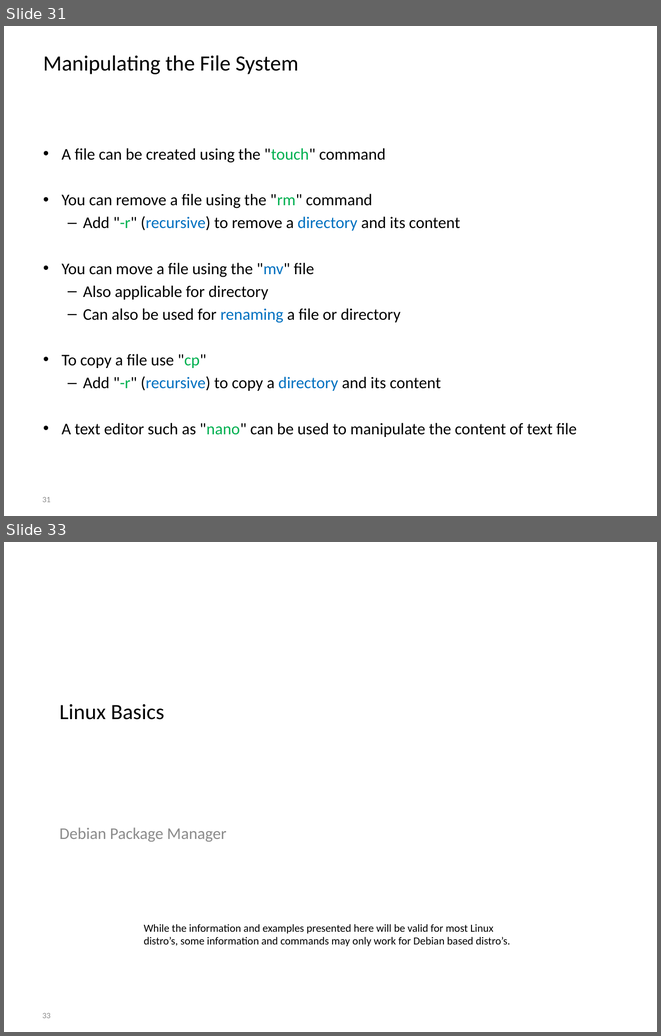
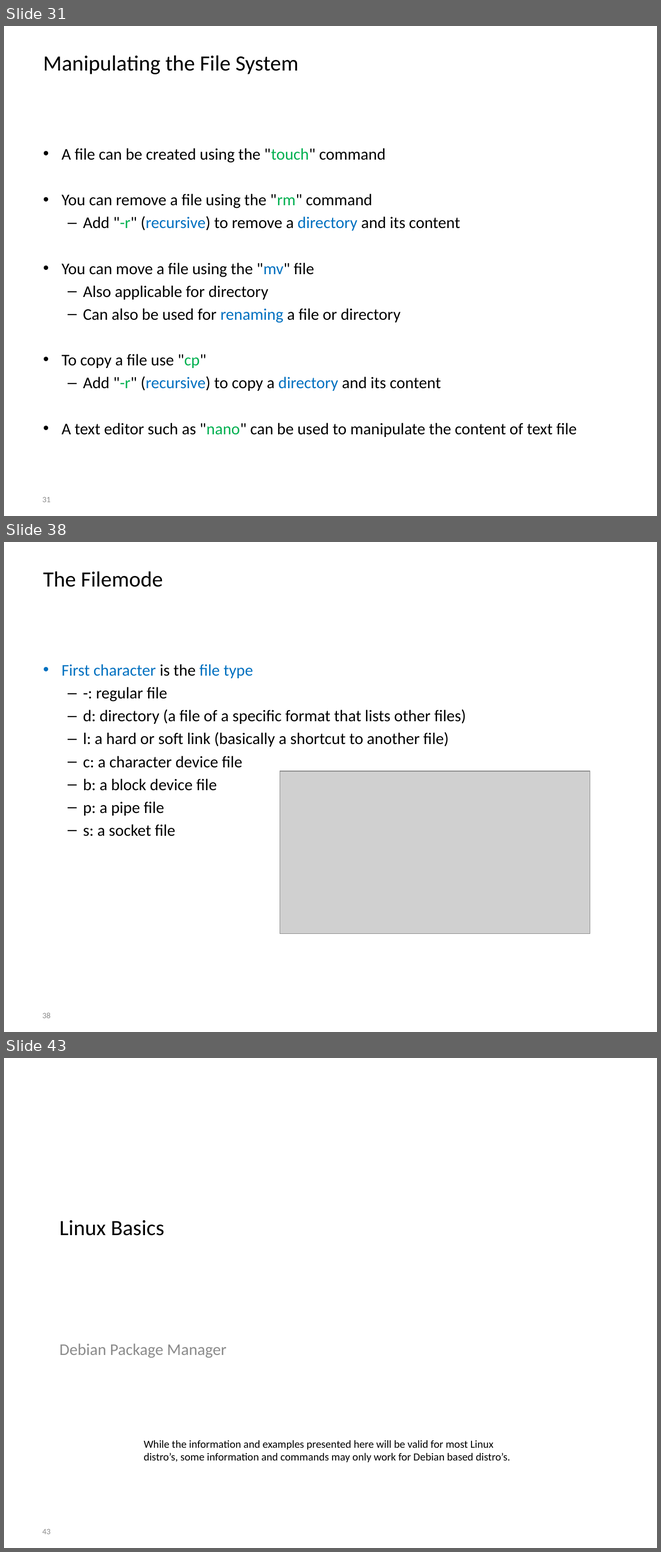
Before and after one commit to BioBoost/multimediatechnieken, a slide deck: slides/introduction_to_linux.pptx. Shown one above the other, each under a label of ours: slides 31 and 33 before the commit, slides 31, 38 and 43 after it; the slides between them are not shown. The pictures are 661x1036 and 661x1552 pixels, drawn with LibreOffice and Linux fonts; fonts in the diff are those of the drawing; grey boxes stand for pictures; background and template pictures are left out. Boxes give left, top, right and bottom in pixels: in the first picture for what was removed or moved away, otherwise in the second. Text is boxed around its words. In the diff, an @@ line names an element or a change of style, - is before the commit and + after.

```diff
--- a/slides/introduction_to_linux.pptx
+++ b/slides/introduction_to_linux.pptx
@@ slide 38 added at (x1=4, y1=542, x2=657, y2=1032), background picture (left out) @@
@@ title added at (x1=43, y1=571, x2=163, y2=587), 24 pt, text #000000 @@
+The Filemode
@@ text added at (x1=62, y1=664, x2=466, y2=836), 18 pt, text #000000 @@
+• First character is the file type
+  – -: regular file
+  – d: directory (a file of a specific format that lists other files)
+  – l: a hard or soft link (basically a shortcut to another file)
+  – c: a character device file
+  – b: a block device file
+  – p: a pipe file
+  – s: a socket file
@@ picture added at (x1=280, y1=771, x2=590, y2=934) @@
@@ page number added at (x1=42, y1=1012, x2=51, y2=1018), 9 pt, text #8C8C8C @@
+38
@@ what was slide 33 is now slide 43 @@
@@ page number at (x1=42, y1=1529, x2=51, y2=1534): text changed @@
-33
+43
```
Also in this commit, not shown: 1 slide changed, 9 other slides added, 1 other file.
